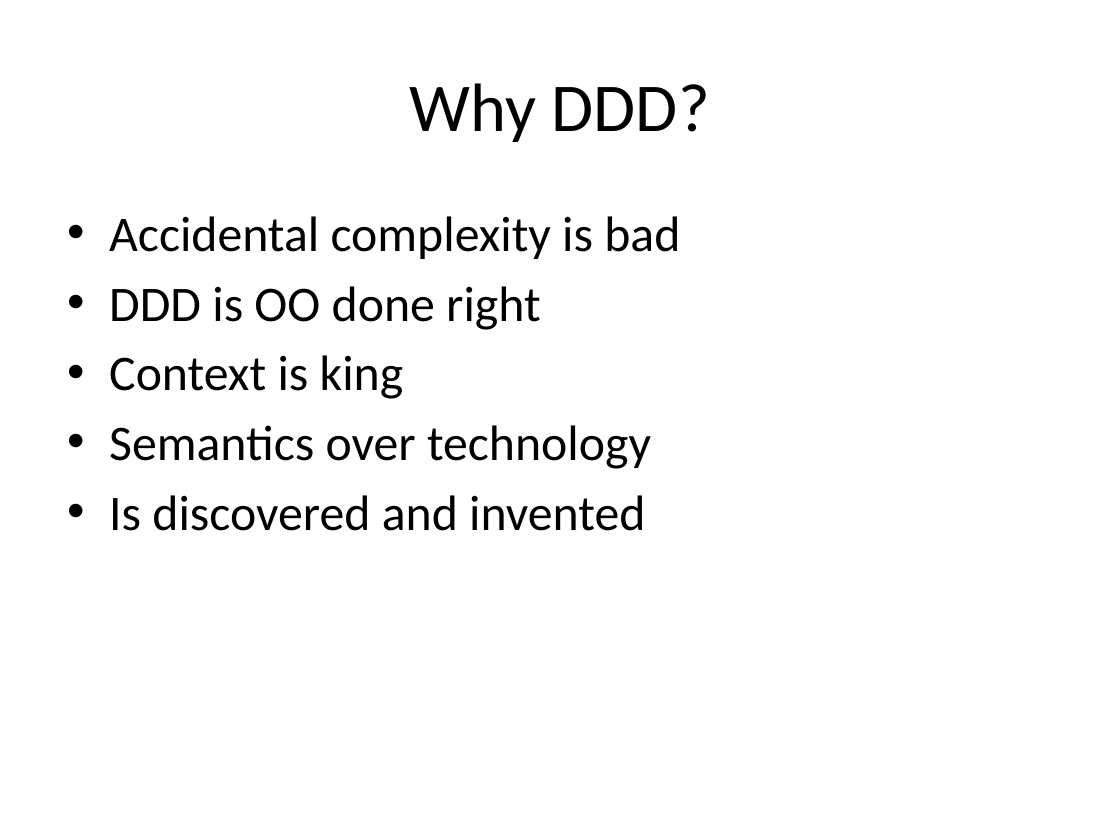
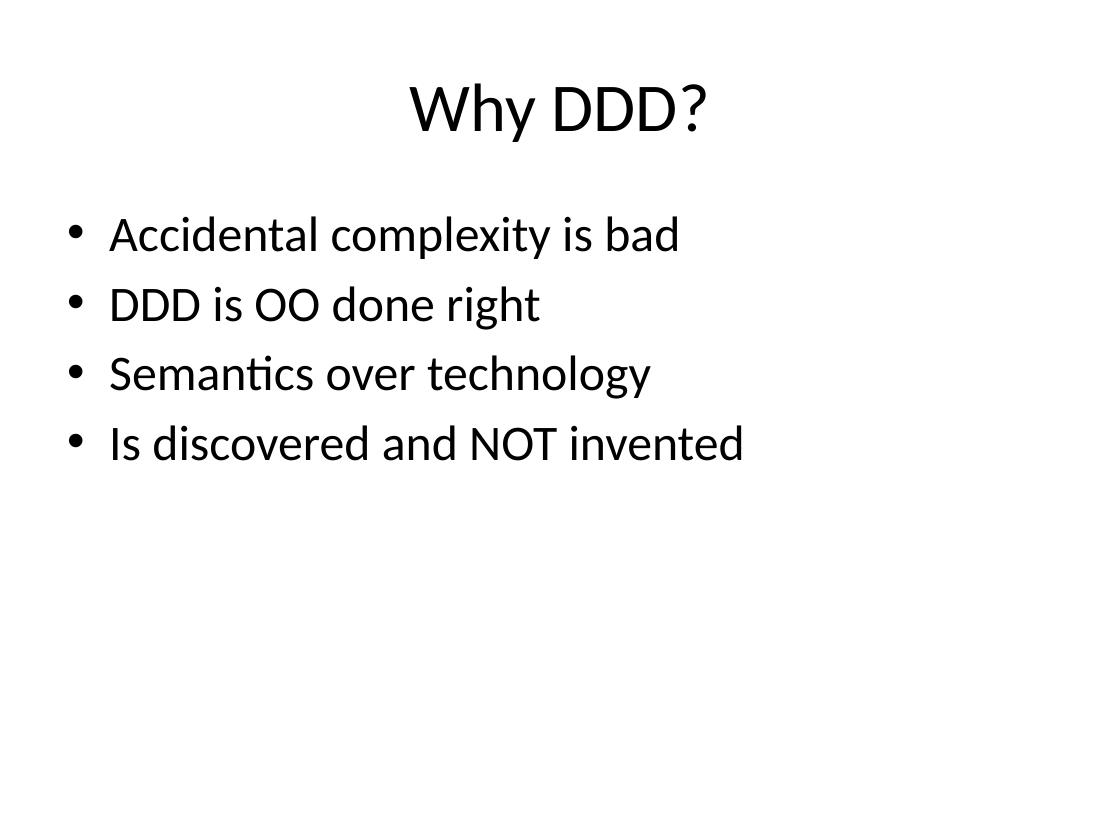
Before and after one commit to arturtv/dddpresentation, a slide deck: slide 4 of Domain-DrivenDesign.A.Trosin.pptx. Drawn at 1120x840 pixels with LibreOffice and Linux fonts; fonts in the diff are those of the drawing. Boxes give left, top, right and bottom in pixels: in the first picture for what was removed or moved away, otherwise in the second. Text is boxed around its words. In the diff, an @@ line names an element or a change of style, - is before the commit and + after.

```diff
--- a/Domain-DrivenDesign.A.Trosin.pptx
+++ b/Domain-DrivenDesign.A.Trosin.pptx
@@ text at [109, 355, 404, 399]: paragraph removed @@
-• Context is king
@@ text at [109, 425, 745, 461]: text changed @@
-• Is discovered and invented
+• Is discovered and NOT invented
```
Also in this commit, not shown: 1 other slide changed, 6 slides added, 3 slides removed.
